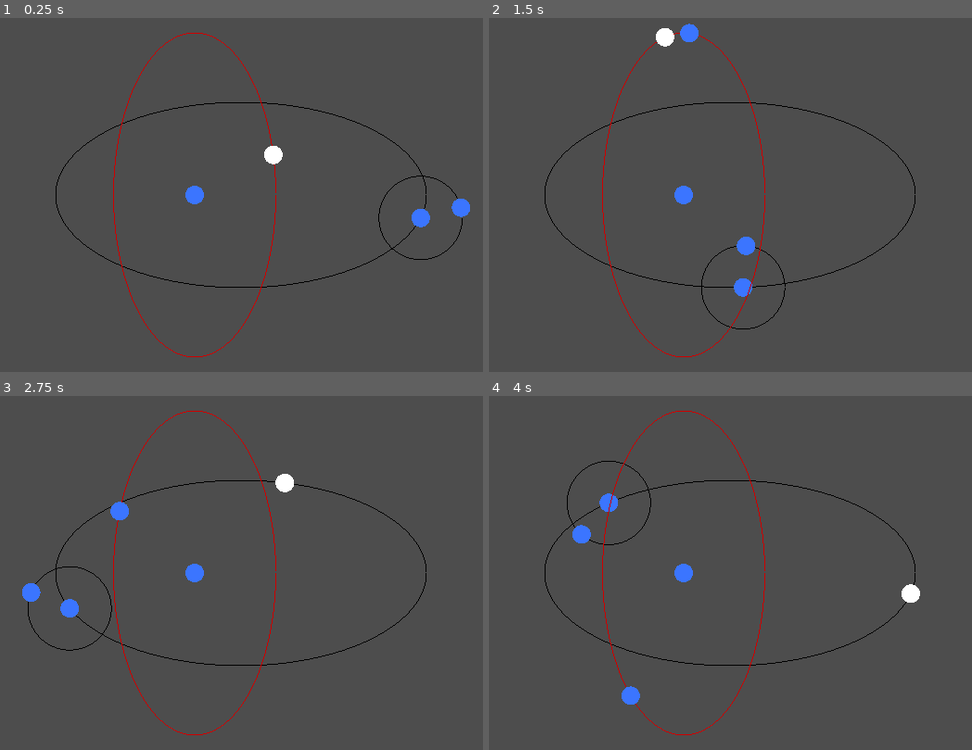
Above: before the commit, frames 1-4 (two rows, left to right).
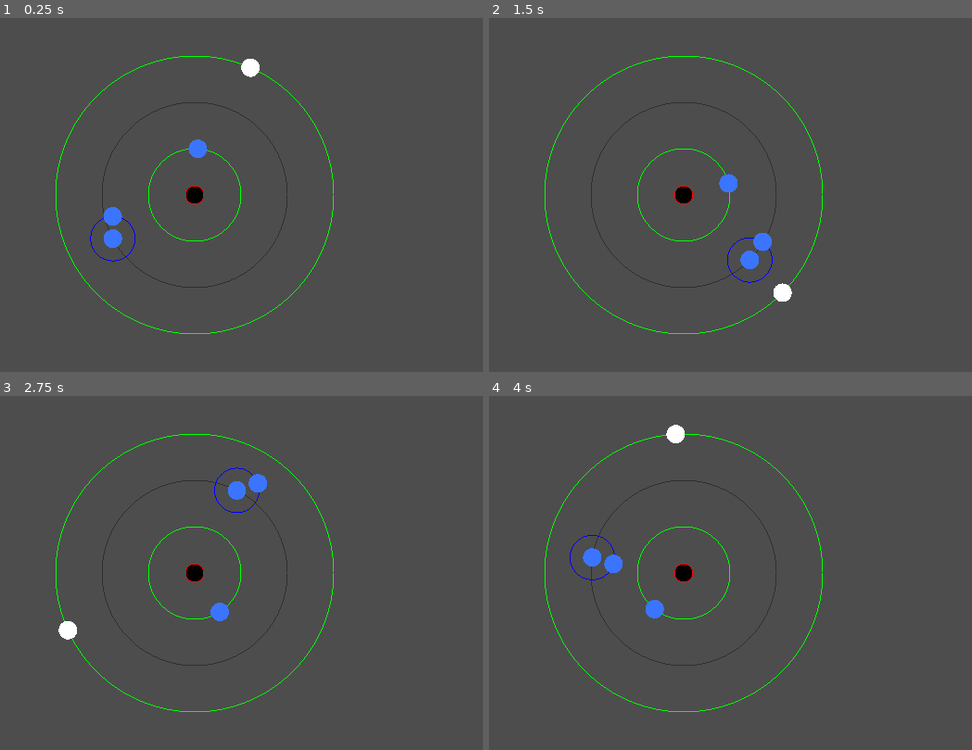
Above: after the commit, the same moments.

Repository: gazzythehag/GameJam2025
Game: Godot game, scene res://scenes/testlevel.tscn
Two runs of this game, one before a commit and one after it. Both use one fixed random seed, a clock stepped at 60 frames per second and the inputs below. Before the commit the project starts from res://scenes/testscene.tscn.
Inputs:
- Up to frame 1 (0.25 s): no input
- Up to frame 2 (1.5 s): hold Up (ui_up) 0.53-1.28 s; hold Down (ui_down) from 1.28 s (still down)
- Up to frame 3 (2.75 s): release Down (ui_down) at 2.03 s; hold Up (ui_up) from 2.03 s (still down)
- Up to frame 4 (4 s): release Up (ui_up) at 3.53 s; hold Down (ui_down) from 3.53 s (still down)

The runs differ from the first frame. In frame 1, 3.0% of the frame differs, in the area x 11-98%, y 4-96%; in frame 2, 3.1%; in frame 3, 3.2%; in frame 4, 3.2%, in the area x 11-90%, y 4-96%.

Commit message:
successfully cheated in getting collisions working.

Diff:
--- a/project.godot
+++ b/project.godot
@@ -11,7 +11,7 @@
 [application]
 
 config/name="BubbleGodGGJ2025"
-run/main_scene="res://scenes/testscene.tscn"
+run/main_scene="res://scenes/testlevel.tscn"
 config/features=PackedStringArray("4.3", "Mobile")
 config/icon="res://resources/icon.svg"
 
@@ -23,6 +23,7 @@
 [global_group]
 
 rings="groups all orbits into one group. Organizational."
+player="group for the player character"
 
 [input]
 
--- a/scenes/false_ring.tscn
+++ b/scenes/false_ring.tscn
@@ -4,5 +4,3 @@
 
 [node name="nonorbit" type="Node2D"]
 script = ExtResource("1_5d660")
-ellipse_a = null
-ellipse_b = null
--- a/scenes/player.tscn
+++ b/scenes/player.tscn
@@ -1,9 +1,13 @@
 [gd_scene load_steps=3 format=3 uid="uid://8gchishb6nb4"]
 
-[ext_resource type="PackedScene" uid="uid://m2kjs1qhcast" path="res://scenes/moon.tscn" id="1_42lm8"]
 [ext_resource type="Script" path="res://scripts/player.gd" id="1_pgpta"]
 
-[node name="Player" instance=ExtResource("1_42lm8")]
+[sub_resource type="CircleShape2D" id="CircleShape2D_8nvum"]
+
+[node name="Player" type="StaticBody2D" groups=["player"]]
 script = ExtResource("1_pgpta")
-max_distance = 0.0
+max_distance = 75.0
 centre_colour = Color(1, 1, 1, 1)
+
+[node name="CollisionShape2D" type="CollisionShape2D" parent="."]
+shape = SubResource("CircleShape2D_8nvum")
--- a/scenes/ring.tscn
+++ b/scenes/ring.tscn
@@ -4,5 +4,3 @@
 
 [node name="orbit" type="Node2D" groups=["rings"]]
 script = ExtResource("1_t14pn")
-ellipse_a = null
-ellipse_b = null
--- a/scenes/sun.tscn
+++ b/scenes/sun.tscn
@@ -1,7 +1,12 @@
-[gd_scene load_steps=2 format=3 uid="uid://bc2xk8gfd1h0c"]
+[gd_scene load_steps=3 format=3 uid="uid://bc2xk8gfd1h0c"]
 
 [ext_resource type="Script" path="res://scripts/sun.gd" id="1_5u2rh"]
 
-[node name="sun" type="StaticBody2D"]
+[sub_resource type="CircleShape2D" id="CircleShape2D_2jin6"]
+radius = 8.60233
+
+[node name="Area2D" type="Area2D"]
 script = ExtResource("1_5u2rh")
-centre_colour = Color(0.233148, 0.457125, 1, 1)
+
+[node name="CollisionShape2D" type="CollisionShape2D" parent="."]
+shape = SubResource("CircleShape2D_2jin6")
--- a/scenes/testlevel.tscn
+++ b/scenes/testlevel.tscn
@@ -1,5 +1,6 @@
-[gd_scene load_steps=5 format=3 uid="uid://dg1t78weov6a1"]
+[gd_scene load_steps=6 format=3 uid="uid://dg1t78weov6a1"]
 
+[ext_resource type="PackedScene" uid="uid://bc2xk8gfd1h0c" path="res://scenes/sun.tscn" id="1_pagwg"]
 [ext_resource type="PackedScene" uid="uid://m2kjs1qhcast" path="res://scenes/moon.tscn" id="1_t8otd"]
 [ext_resource type="PackedScene" uid="uid://b23x2plodukjy" path="res://scenes/false_ring.tscn" id="2_d1yrw"]
 [ext_resource type="PackedScene" uid="uid://dsdls4tnexgo8" path="res://scenes/ring.tscn" id="2_tk4fv"]
@@ -7,42 +8,48 @@
 
 [node name="testscene" type="Node2D"]
 
-[node name="moon_center" parent="." instance=ExtResource("1_t8otd")]
+[node name="sun" parent="." instance=ExtResource("1_pagwg")]
 position = Vector2(400, 400)
 
-[node name="orbit" parent="moon_center" instance=ExtResource("2_tk4fv")]
-orbit_radius = 40
-orbit_colour = Color(0, 0, 1, 1)
-mode = 1
+[node name="orbit" parent="sun" instance=ExtResource("2_tk4fv")]
+orbit_radius = 10
+orbit_colour = Color(1, 0, 0, 1)
 
-[node name="nonorbit" parent="moon_center" instance=ExtResource("2_d1yrw")]
+[node name="orbit2" parent="sun" instance=ExtResource("2_tk4fv")]
+orbit_radius = 50
+orbit_colour = Color(0, 1, 0, 1)
 angular_speed = 1.0
 mode = 1
 
-[node name="moon_center" parent="moon_center/nonorbit" instance=ExtResource("1_t8otd")]
-position = Vector2(-74.6884, 66.4955)
+[node name="moon_center" parent="sun/orbit2" instance=ExtResource("1_t8otd")]
+position = Vector2(-9.05102, -49.174)
+loop_progress = 4.53037
 
-[node name="orbit2" parent="moon_center/nonorbit/moon_center" instance=ExtResource("2_tk4fv")]
-orbit_radius = 45
-angular_speed = 1.0
-ellipse_a = 1.0
-ellipse_b = 1.0
+[node name="nonorbit" parent="sun" instance=ExtResource("2_d1yrw")]
+orbit_colour = Color(0, 0, 0, 0.384314)
+angular_speed = 1.5
 mode = 2
 
-[node name="moon_center" parent="moon_center/nonorbit/moon_center/orbit2" instance=ExtResource("1_t8otd")]
-position = Vector2(44.7379, 4.8501)
+[node name="moon_center" parent="sun/nonorbit" instance=ExtResource("1_t8otd")]
+position = Vector2(-99.3382, 11.4856)
+loop_progress = 3.02648
 
-[node name="orbit3" parent="moon_center" instance=ExtResource("2_tk4fv")]
-orbit_radius = 175
-orbit_colour = Color(0.811765, 0, 0, 1)
-angular_speed = 0.75
-ellipse_a = 1.0
-ellipse_b = 1.0
-mode = 2
+[node name="orbit" parent="sun/nonorbit/moon_center" instance=ExtResource("2_tk4fv")]
+orbit_radius = 24
+orbit_colour = Color(0, 0, 1, 1)
+angular_speed = 0.5
+mode = 1
 
-[node name="moon_center" parent="moon_center/orbit3" instance=ExtResource("1_t8otd")]
-position = Vector2(-83.136, -153.992)
+[node name="moon_center" parent="sun/nonorbit/moon_center/orbit" instance=ExtResource("1_t8otd")]
+position = Vector2(-3.14933, -23.7925)
+loop_progress = 4.58079
 
-[node name="Player" parent="moon_center/orbit3" instance=ExtResource("3_5bim7")]
-position = Vector2(113.523, 133.183)
-max_distance = 70.0
+[node name="orbit3" parent="sun" instance=ExtResource("2_tk4fv")]
+orbit_radius = 150
+orbit_colour = Color(0, 1, 0, 1)
+angular_speed = 1.55
+mode = 1
+
+[node name="Player" parent="sun/orbit3" instance=ExtResource("3_5bim7")]
+position = Vector2(3.9299, -149.949)
+loop_progress = 168.101
--- a/scripts/moon.gd
+++ b/scripts/moon.gd
@@ -2,6 +2,7 @@
 extends Node2D
 class_name Moon
 
+@onready var player = get_tree().get_nodes_in_group("player")[0]
 @export var radius: int = 10 # size of drawn circle
 @export var centre_colour: Color
 @export var loop_progress: float = 0:
@@ -16,6 +17,7 @@
 
 # Called when the node enters the scene tree for the first time.
 func _ready() -> void:
+	print(player)
 	queue_redraw()
 
 func _draw():
@@ -23,6 +25,8 @@
 
 # Called every frame. 'delta' is the elapsed time since the previous frame.
 func _process(delta: float) -> void:
+	if is_player_too_close() and player.name != name:
+		print("Player collision detected")
 	normalize_loop_progress()
 
 func normalize_loop_progress() -> void:
@@ -30,3 +34,9 @@
 		loop_progress -= 2*PI
 	elif loop_progress < 0:
 		loop_progress += 2*PI
+
+func is_player_too_close() -> bool:
+	var player_distance = global_position.distance_to(player.global_position)
+	print(player_distance)
+	if player_distance <= player.radius + radius: return true
+	else: return false
--- a/scripts/player.gd
+++ b/scripts/player.gd
@@ -51,6 +51,7 @@
 		if ring != get_parent():
 			#var distance = abs((ring.global_position - global_position).length() - ring.orbit_radius)
 			var distance: float = abs((ring.get_closest_pos(global_position) - global_position).length())
+			print(ring.name + "distance from player is " + str(distance))
 			if distance < closest and distance < max_distance:
 				if is_ring_valid(inward, ring):
 					closest = distance
--- a/scripts/ring.gd
+++ b/scripts/ring.gd
@@ -37,11 +37,11 @@
 func _process(delta: float) -> void:
 	match mode:
 		MODES.FIXED:
-			pass
-		MODES.CLOCKWISE:
+			set_moon_pos()
+		MODES.COUNTERCLOCKWISE:
 			move_clockwise(delta)
 			set_moon_pos()
-		MODES.COUNTERCLOCKWISE:
+		MODES.CLOCKWISE:
 			move_counterclockwise(delta)
 			set_moon_pos()
 
--- a/scripts/sun.gd
+++ b/scripts/sun.gd
@@ -1,10 +1,8 @@
 extends Moon
-
 
 # Called when the node enters the scene tree for the first time.
 func _ready() -> void:
-	pass # Replace with function body.
-
+	pass
 
 # Called every frame. 'delta' is the elapsed time since the previous frame.
 func _process(delta: float) -> void:
